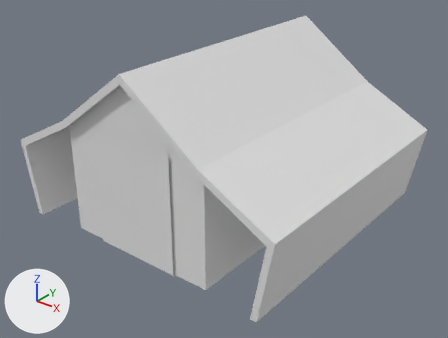
Two versions of the OBJ model Assets/Models/Settlement/barn.obj, one commit apart.
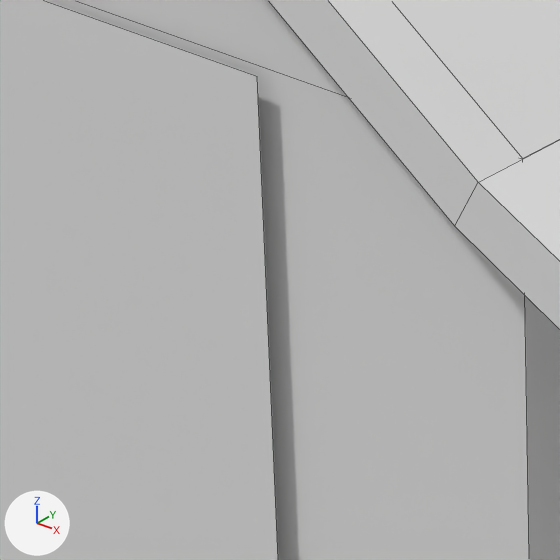
Each version appears first whole from a 50 mm lens placed at (2.6, -3.29, 2.32), pointed at (0.06, -0.12, 0.35), and next in a close-up on the part from 30% to 47% of the width and 43% to 65% of the height. Lighting does not change. The marker at lower left points along +X, +Y and +Z. The older version's two pictures come first. The close-ups show mesh edges as thin lines. Where no turn or scale is listed for an object, it has been applied to the vertices.

Names of what the first close-up shows: 'barn'.
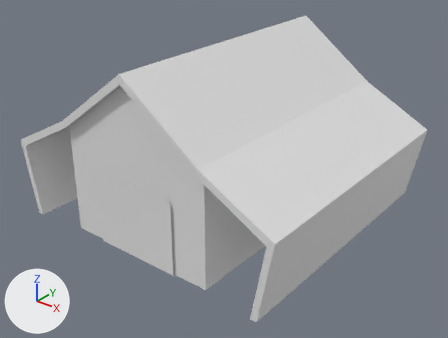
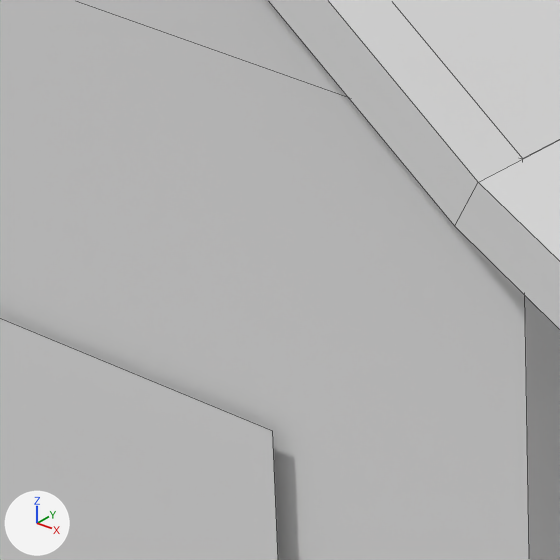
Pixel boxes (x1, y1, x2, y2) of what changed, in the close-ups (560 x 560 px; the box of a moved part takes in the faces that stretch with it):
part 1 of me_barn, moved or reshaped: before (0, 0, 278, 560); after (0, 318, 278, 560)

The edits, one by one:
me_barn has 46 vertices, 28 faces and spans x -1.1..1.1, y -1.0..1.0, z 0.0..1.26.
me_barn is used by ob_barn; location (0.0, 0.0, 0.0).
Part 1, on me_barn:
Vertex 42 of me_barn moves from (-0.33, -0.96, 0.83) to (-0.33, -0.96, 0.52).
Vertex 45 of me_barn moves from (0.33, -0.96, 0.83) at pixel (257, 76) to (0.33, -0.96, 0.52) at pixel (272, 430).
